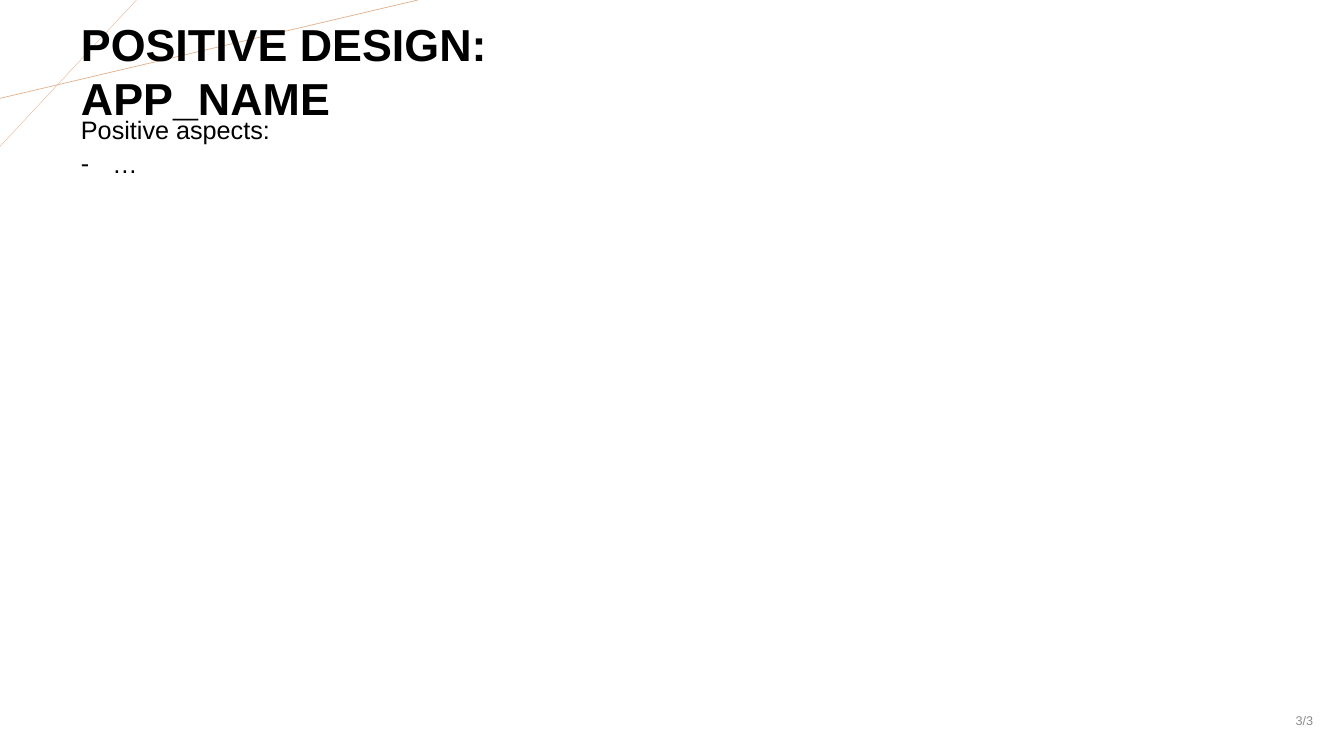
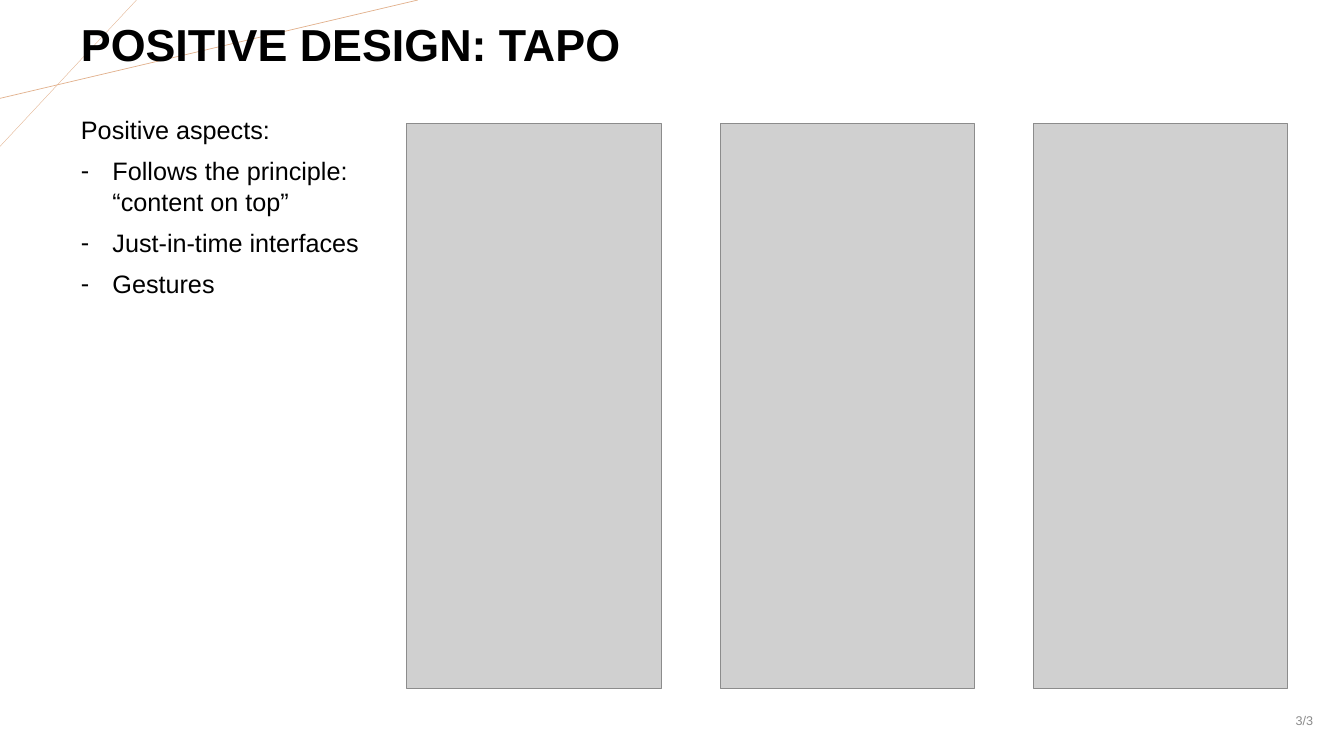
Before and after one commit to MikeIsBack/UniPD-MSc-Computer-Science-courses, a slide deck: slide 3 of Mobile Programming and Multimedia/Exercises/2023-2024/Exercise-2/Amista_Sanson_Mobile_Design.pptx. Drawn at 1344x756 pixels with LibreOffice and Linux fonts; fonts in the diff are those of the drawing; grey boxes stand for pictures. Boxes give left, top, right and bottom in pixels: in the first picture for what was removed or moved away, otherwise in the second. Text is boxed around its words. In the diff, an @@ line names an element or a change of style, - is before the commit and + after.

Commit message:
mobile design exercise updated

```diff
--- a/Mobile Programming and Multimedia/Exercises/2023-2024/Exercise-2/Amista_Sanson_Mobile_Design.pptx
+++ b/Mobile Programming and Multimedia/Exercises/2023-2024/Exercise-2/Amista_Sanson_Mobile_Design.pptx
@@ text at (x1=81, y1=26, x2=620, y2=70): text changed @@
-POSITIVE DESIGN: APP_NAME
+POSITIVE DESIGN: TAPO
@@ text at (x1=81, y1=120, x2=270, y2=145): more space between paragraphs @@
@@ picture added at (x1=407, y1=124, x2=661, y2=689) @@
@@ picture added at (x1=720, y1=124, x2=974, y2=689) @@
@@ picture added at (x1=1033, y1=124, x2=1288, y2=689) @@
@@ text at (x1=112, y1=161, x2=359, y2=294): text changed @@
-– …
+– Follows the principle: “content on top”
+– Just-in-time interfaces
+– Gestures
```
Also in this commit, not shown: 2 other slides changed, 1 other file.
